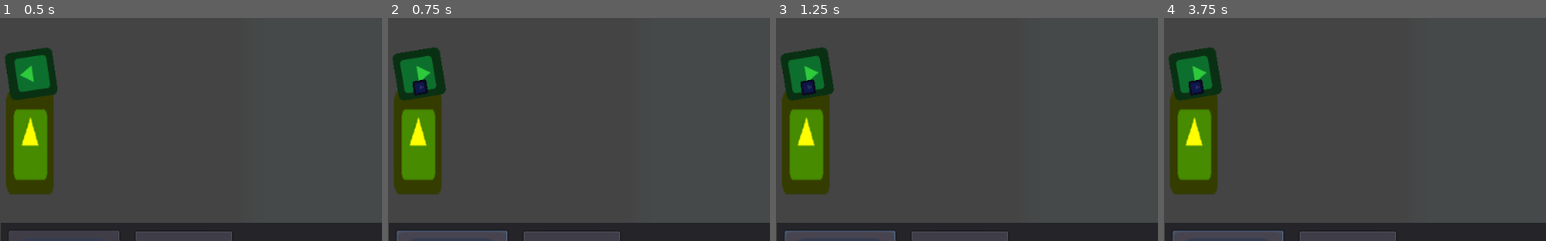
Above: before the commit, frames 1-4 (left to right).
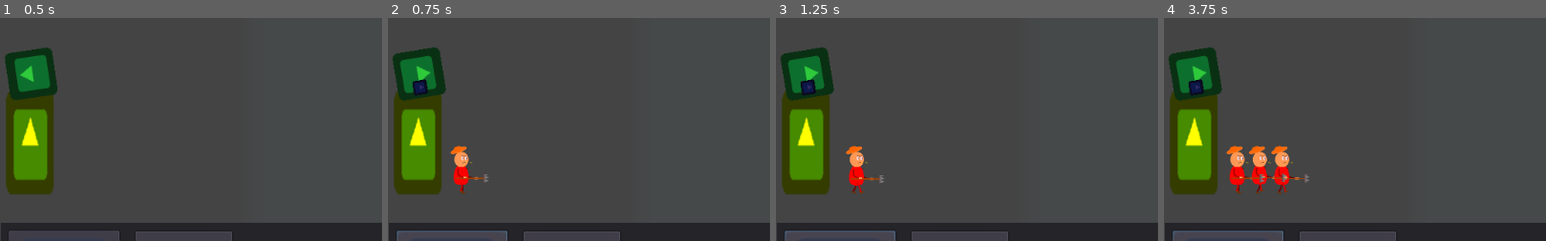
Above: after the commit, the same moments.

Repository: Jon1r/Tower
Game: Godot game, scene res://Map01.tscn
The game is run twice, just before and just after one commit, with the same random seed, the same clock (stepped at 60 frames per second) and the same inputs. The project has no main scene, so this scene is started directly. The engine's default icon, where the game draws it, is replaced by a stand-in: a white triangle on a blue panel in a dark square.
Inputs (mouse positions are % of the whole screen's width and height, from its top left):
- Up to frame 1 (0.5 s): no input
- Up to frame 2 (0.75 s): click (8, 90) at 0.5 s
- Up to frame 3 (1.25 s): no input
- Up to frame 4 (3.75 s): click (24, 90) at 1.25 s; click (8, 90) at 2 s; click (24, 90) at 2.75 s; click (8, 90) at 3.5 s
The pictures show only the part of the screen within x 0-50%, y 34-84%; the shares and areas given below are measured in that part.

Frame 1 is identical in both runs. In frame 2, 0.7% of the frame differs, in the area x 16-27%, y 57-80%; in frame 3, 0.7%; in frame 4, 2.1%, in the area x 16-38%, y 57-80%.
Error before the commit: Attempt to call function 'set_shape' in base 'null instance' on a null instance. (res://LightWarrior.gd:14)

Commit message:
Update Warrior.tscn

Diff:
--- a/Warrior.tscn
+++ b/Warrior.tscn
@@ -6,9 +6,7 @@
 script = ExtResource( 1 )
 speed = 50
 
-[node name="Sprite" type="Node2D" parent="."]
-
-[node name="CollisionShape2D" type="CollisionShape2D" parent="."]
+[node name="myShape" type="CollisionShape2D" parent="."]
 
 [node name="Attack_speed" type="Timer" parent="."]
 
